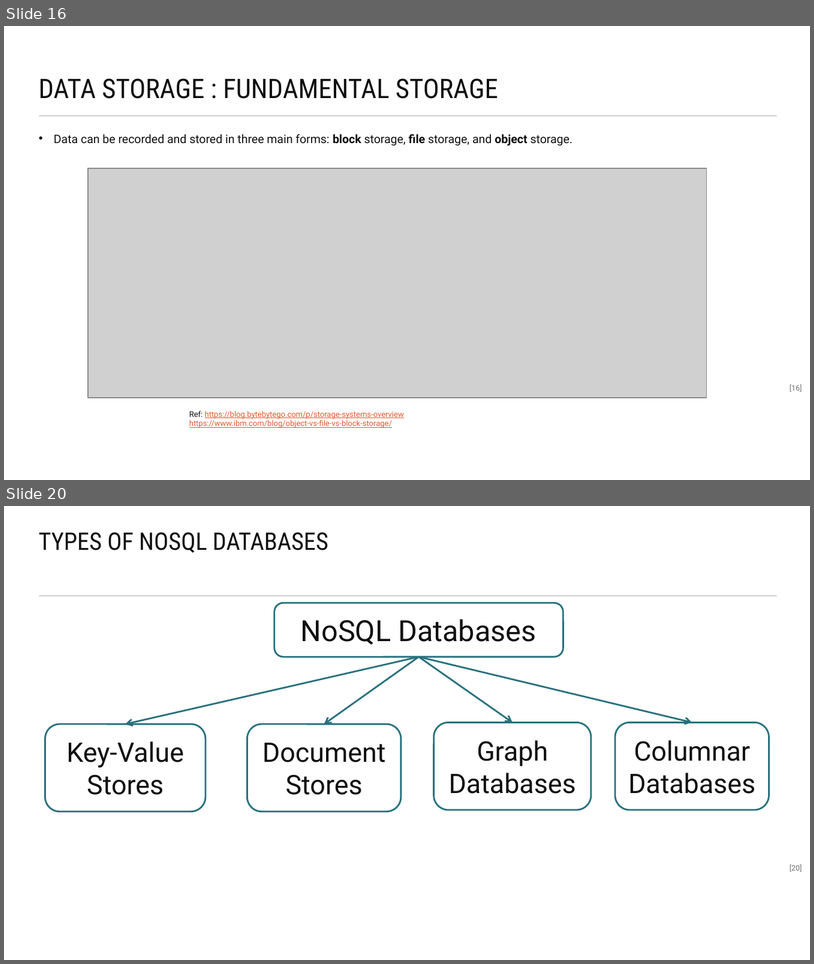
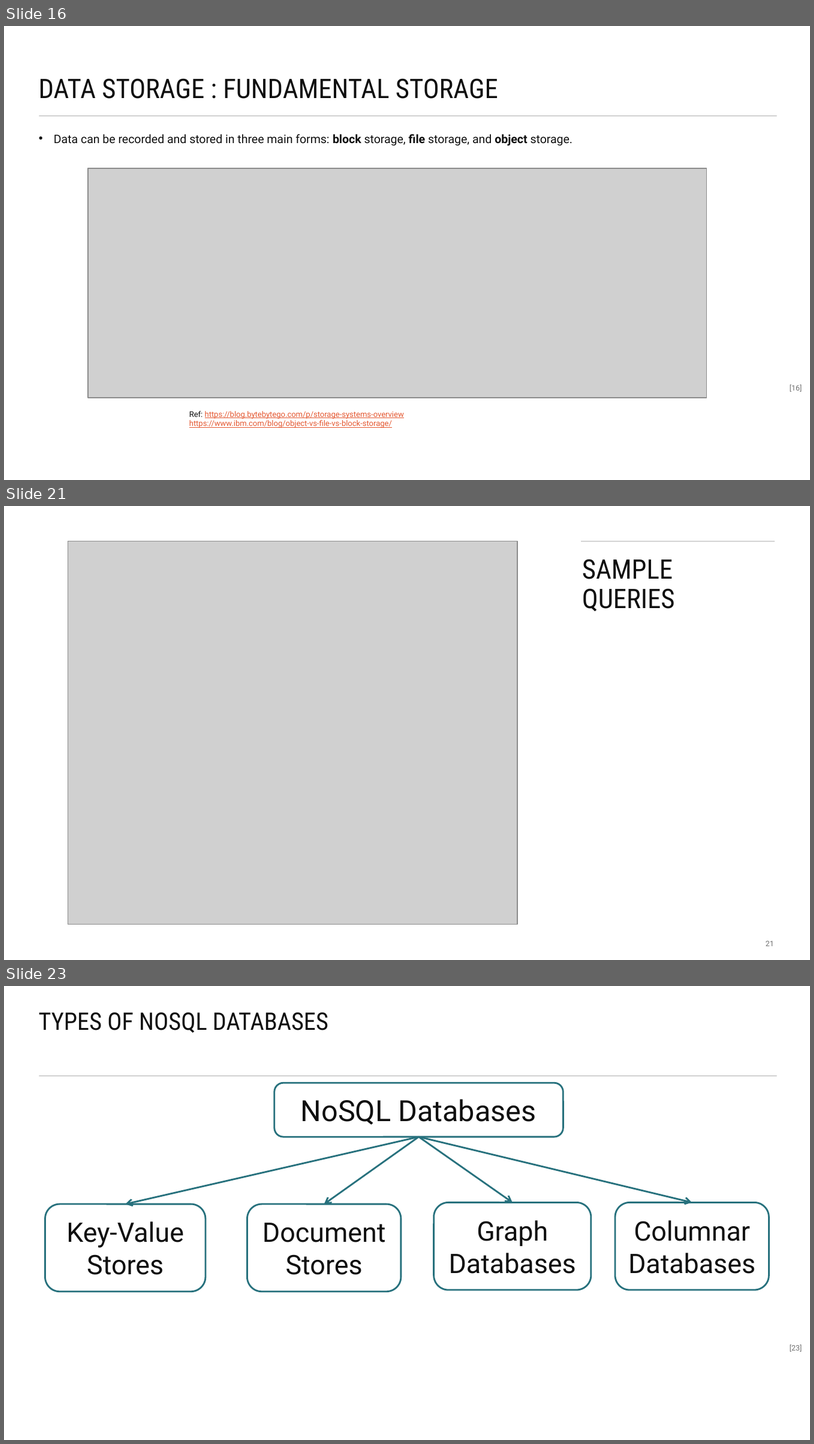
Before and after one commit to maelstromdat/MediTechBigData, a slide deck: 6. Big Data Architecture.pptx. Shown one above the other, each under a label of ours: slides 16 and 20 before the commit, slides 16, 21 and 23 after it; the slides between them are not shown. The pictures are 814x964 and 814x1444 pixels, drawn with LibreOffice and Linux fonts; fonts in the diff are those of the drawing; grey boxes stand for pictures. Boxes give left, top, right and bottom in pixels: in the first picture for what was removed or moved away, otherwise in the second. Text is boxed around its words. In the diff, an @@ line names an element or a change of style, - is before the commit and + after.

```diff
--- a/6. Big Data Architecture.pptx
+++ b/6. Big Data Architecture.pptx
@@ slide 21 added at (x1=4, y1=506, x2=810, y2=960), background #FFFFFF @@
@@ picture added at (x1=68, y1=541, x2=518, y2=925) @@
@@ line added from (581, 541) to (775, 541), #0F0F0F 0.75 pt @@
@@ title added at (x1=582, y1=559, x2=675, y2=611), 24 pt, text #0F0F0F @@
+SAMPLE QUERIES
@@ page number added at (x1=766, y1=940, x2=774, y2=946), 6.8 pt, text #0F0F0F at 60% opacity @@
+21
@@ what was slide 20 is now slide 23 @@
@@ page number at (x1=790, y1=1344, x2=803, y2=1351): text changed @@
-[20]
+[23]
```
Also in this commit, not shown: 3 slides changed, 2 other slides added.
